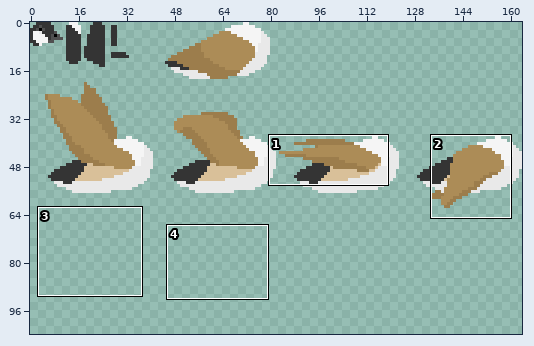
Sprite sheet: Assets/Sprites/New Stuff/Character Related/GOOSE - Spritesheet.png. Above, an overview of the earlier version with the close-up marked.
Close-up. Before:
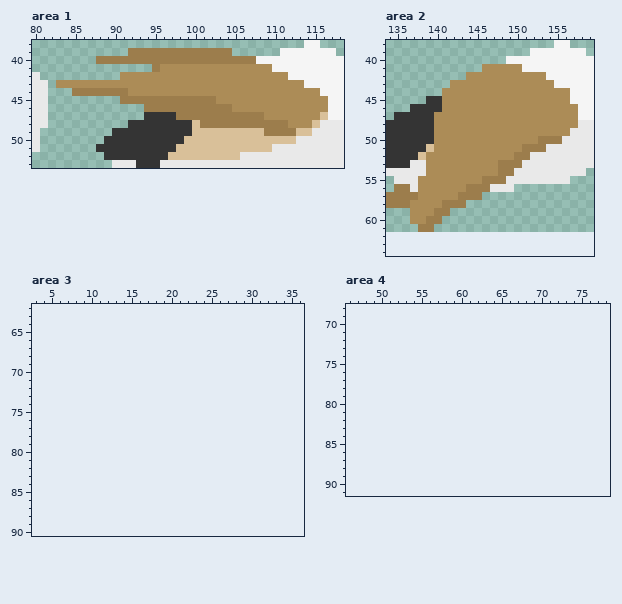
The file is 164x62 pixels. Colours within 5 levels of each other are drawn and written as one. Shown: area 1: x 80..118, y 38..53; area 2: x 134..159, y 38..64; area 3: x 3..36, y 62..90; area 4: x 46..78, y 68..91. The old version is drawn lined up with the new one, on the new canvas. The commit also changed other parts of the picture, which this record leaves out.
The same view after the edit:
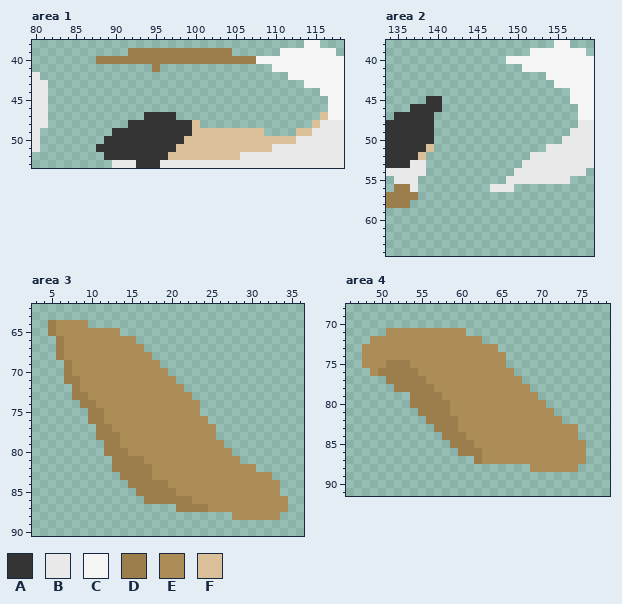
Palette (. is transparent): A #343434  B #e9e9e9  C #f5f5f5  D #9c7d4c  E #ac8c57  F #d9c099
The exact change:
canvas 164x62 -> 164x104
Area 1:
y 41: x 96..109 EEEEEEEEEEEEEE -> ..............
y 42: x 91..111 EEEEEEEEEEEEEEEEEEEEE -> .....................
y 43: x 83..113 EEEEEEEEEEEEEEEEEEEEEEEEEEEEEEE -> ...............................
y 44: x 85..115 DDDDDDDEEEEEEEEEEEEEEEEEEEEEEEE -> ...............................
y 45: x 91..116 DDDDDDDDDDDDEEEEEEEEEEEEEE -> ..........................
y 46: x 94..116 DDDDDDDDDDDEEEEEEEEEEEE -> .......................
y 47: x 98..115 DDDDDDDDDDDEEEEEEE -> ..................
y 48: x 101..114 DDDDDDDDDDDEEE -> ..............
y 49: x 109..112 DDDD -> ....
Area 2:
y 41: x 146..150 EEEEE -> .....
y 42: x 144..153 EEEEEEEEEE -> ..........
y 43: x 142..154 EEEEEEEEEEEEE -> .............
y 44..45: x 141..156 EEEEEEEEEEEEEEEE -> ................
y 46: x 141..157 EEEEEEEEEEEEEEEEE -> .................
y 47..48: x 140..157 EEEEEEEEEEEEEEEEEE -> ..................
y 49: x 140..156 EEEEEEEEEEEEEEEEE -> .................
y 50: x 140..155 EEEEEEEEEEEEEDDD -> ................
y 51: x 140..153 EEEEEEEEEEEDDD -> ..............
y 52: x 139..151 EEEEEEEEEEEDD -> .............
y 53: x 139..150 EEEEEEEEEDDD -> ............
y 54: x 139..149 EEEEEEEEEDD -> ...........
y 55: x 138..148 EEEEEEEEDDD -> ...........
y 56: x 138..146 EEEEEEDDD -> .........
y 57: x 138..145 EEEEEDDD -> ........
y 58: x 137..143 EEEEDDD -> .......
y 59: x 137..141 EEEDD -> .....
y 60: x 137..140 EEDD -> ....
y 61: x 138..139 DD -> ..
Area 3:
y 64: x 5..9 ..... -> DEEEE
y 65: x 5..13 ......... -> DEEEEEEEE
y 66: x 6..15 .......... -> DEEEEEEEEE
y 67: x 6..16 ........... -> DEEEEEEEEEE
y 68: x 6..17 ............ -> DEEEEEEEEEEE
y 69: x 7..18 ............ -> DEEEEEEEEEEE
y 70: x 7..19 ............. -> DEEEEEEEEEEEE
y 71: x 7..20 .............. -> DDEEEEEEEEEEEE
y 72: x 8..21 .............. -> DEEEEEEEEEEEEE
y 73: x 8..22 ............... -> DDEEEEEEEEEEEEE
y 74: x 9..23 ............... -> DDEEEEEEEEEEEEE
y 75: x 10..23 .............. -> DDEEEEEEEEEEEE
y 76: x 10..24 ............... -> DDEEEEEEEEEEEEE
y 77: x 11..25 ............... -> DDEEEEEEEEEEEEE
y 78: x 11..25 ............... -> DDDEEEEEEEEEEEE
y 79: x 12..26 ............... -> DDEEEEEEEEEEEEE
y 80: x 12..27 ................ -> DDDEEEEEEEEEEEEE
y 81: x 13..28 ................ -> DDDDEEEEEEEEEEEE
y 82: x 13..30 .................. -> DDDDDEEEEEEEEEEEEE
y 83: x 14..32 ................... -> DDDDEEEEEEEEEEEEEEE
y 84: x 15..33 ................... -> DDDDDEEEEEEEEEEEEEE
y 85: x 16..33 .................. -> DDDDDEEEEEEEEEEEEE
y 86: x 17..34 .................. -> DDDDDDEEEEEEEEEEEE
y 87: x 21..34 .............. -> DDDDEEEEEEEEEE
y 88: x 28..33 ...... -> EEEEEE
Area 4:
y 71: x 51..60 .......... -> EEEEEEEEEE
y 72: x 49..62 .............. -> EEEEEEEEEEEEEE
y 73: x 48..64 ................. -> EEEEEEEEEEEEEEEEE
y 74: x 48..65 .................. -> EEEEEEEEEEEEEEEEEE
y 75: x 48..65 .................. -> EEEDDDEEEEEEEEEEEE
y 76: x 49..66 .................. -> EDDDDDEEEEEEEEEEEE
y 77: x 51..67 ................. -> DDDDDEEEEEEEEEEEE
y 78: x 52..68 ................. -> DDDDDEEEEEEEEEEEE
y 79: x 54..69 ................ -> DDDDEEEEEEEEEEEE
y 80: x 54..70 ................. -> DDDDDEEEEEEEEEEEE
y 81: x 55..71 ................. -> DDDDEEEEEEEEEEEEE
y 82: x 56..72 ................. -> DDDDEEEEEEEEEEEEE
y 83: x 57..74 .................. -> DDDEEEEEEEEEEEEEEE
y 84: x 58..74 ................. -> DDDEEEEEEEEEEEEEE
y 85: x 59..75 ................. -> DDDEEEEEEEEEEEEEE
y 86: x 60..75 ................ -> DDDEEEEEEEEEEEEE
y 87: x 62..75 .............. -> DEEEEEEEEEEEEE
y 88: x 69..74 ...... -> EEEEEE
Pixel boxes of the changes (left, top, right, bottom) in both close-ups:
erased: (56, 64, 328, 136)
erased: (410, 64, 578, 232)
added: (48, 320, 288, 520)
added: (362, 328, 586, 472)
